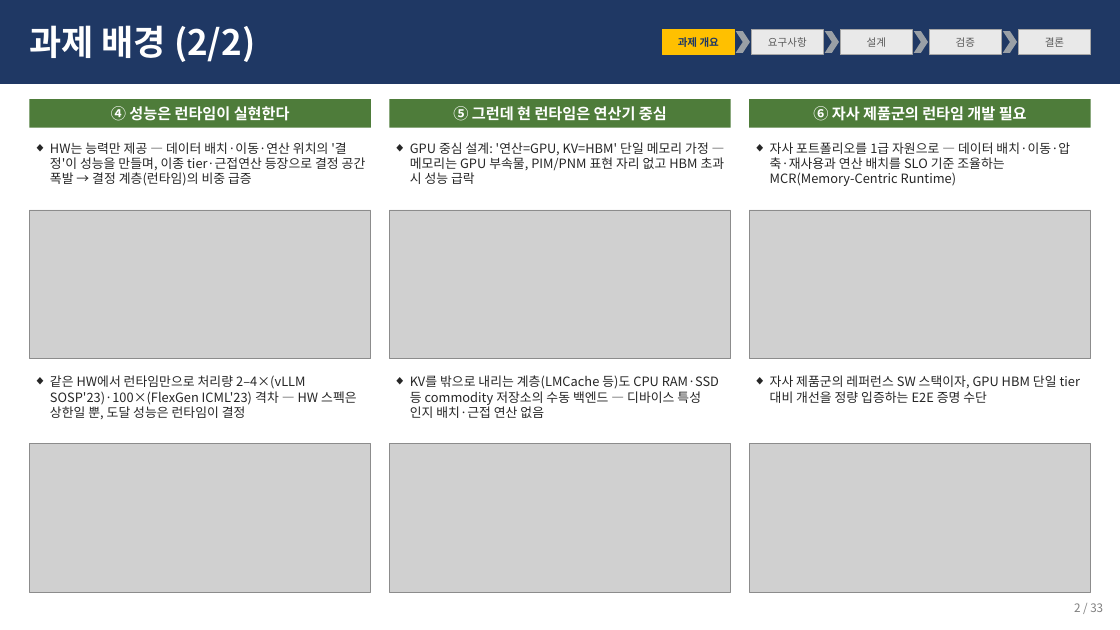
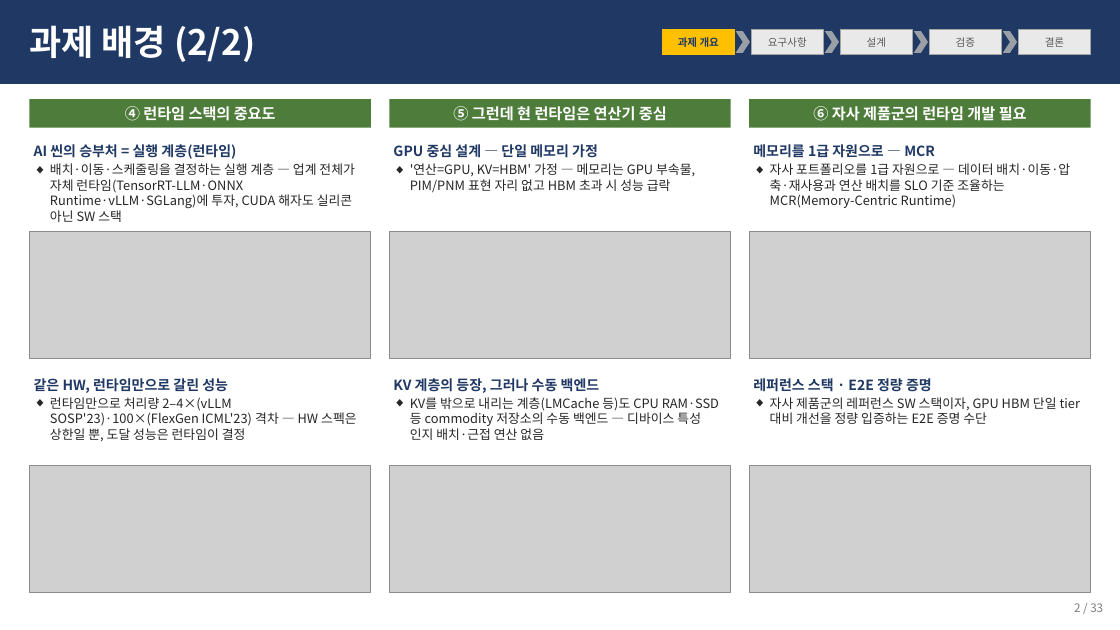
Before and after one commit to mkim0628/architect, a slide deck: slide 2 of docs/mcr_background_2p.pptx. Drawn at 1120x630 pixels with LibreOffice and Linux fonts; fonts in the diff are those of the drawing; grey boxes stand for pictures. Boxes give left, top, right and bottom in pixels: in the first picture for what was removed or moved away, otherwise in the second. Text is boxed around its words. In the diff, an @@ line names an element or a change of style, - is before the commit and + after.

```diff
--- a/docs/mcr_background_2p.pptx
+++ b/docs/mcr_background_2p.pptx
@@ text at box(125, 106, 276, 121): text changed @@
-④ 성능은 런타임이 실현한다
+④ 런타임 스택의 중요도
@@ text at box(34, 144, 236, 159): text changed; size 11 to 12 pt; text colour #262626 to #1F3864; bold on @@
-◆ HW는 능력만 제공 — 데이터 배치·이동·연산 위치의 '결정'이 성능을 만들며, 이종 tier·근접연산 등장으로 결정 공간 폭발 → 결정 계층(런타임)의 비중 급증
+AI 씬의 승부처 = 실행 계층(런타임)
@@ text "AI 씬의 승부처 = 실행 ..." at box(34, 144, 236, 159): vertical alignment top to middle @@
@@ text added at box(393, 144, 598, 158), 12 pt, text #1F3864, bold @@
+GPU 중심 설계 — 단일 메모리 가정
@@ text added at box(753, 144, 935, 158), 12 pt, text #1F3864, bold @@
+메모리를 1급 자원으로 — MCR
@@ text added at box(50, 163, 354, 222), 11 pt, text #262626 @@
+◆ 배치·이동·스케줄링을 결정하는 실행 계층 — 업계 전체가 자체 런타임(TensorRT-LLM·ONNX Runtime·vLLM·SGLang)에 투자, CUDA 해자도 실리콘 아닌 SW 스택
@@ text at box(410, 163, 695, 193): text changed @@
-◆ GPU 중심 설계: '연산=GPU, KV=HBM' 단일 메모리 가정 — 메모리는 GPU 부속물, PIM/PNM 표현 자리 없고 HBM 초과 시 성능 급락
+◆ '연산=GPU, KV=HBM' 가정 — 메모리는 GPU 부속물, PIM/PNM 표현 자리 없고 HBM 초과 시 성능 급락
@@ picture: place and size @@
-picture at box(29, 210, 371, 359)
+picture at box(29, 232, 371, 359)
@@ picture: place and size @@
-picture at box(389, 210, 730, 359)
+picture at box(389, 232, 730, 359)
@@ picture: place and size @@
-picture at box(749, 210, 1091, 359)
+picture at box(749, 232, 1091, 359)
@@ text added at box(34, 378, 228, 393), 12 pt, text #1F3864, bold @@
+같은 HW, 런타임만으로 갈린 성능
@@ text added at box(393, 378, 600, 393), 12 pt, text #1F3864, bold @@
+KV 계층의 등장, 그러나 수동 백엔드
@@ text added at box(753, 378, 932, 392), 12 pt, text #1F3864, bold @@
+레퍼런스 스택 · E2E 정량 증명
@@ text at box(50, 397, 356, 441): text changed @@
-◆ 같은 HW에서 런타임만으로 처리량 2–4×(vLLM SOSP'23)·100×(FlexGen ICML'23) 격차 — HW 스펙은 상한일 뿐, 도달 성능은 런타임이 결정
+◆ 런타임만으로 처리량 2–4×(vLLM SOSP'23)·100×(FlexGen ICML'23) 격차 — HW 스펙은 상한일 뿐, 도달 성능은 런타임이 결정
@@ 3 texts: place and size @@
-3 texts at box(410, 142, 1080, 418)
+3 texts at box(410, 163, 1080, 440)
@@ picture: place and size @@
-picture at box(29, 444, 371, 592)
+picture at box(29, 465, 371, 592)
@@ picture: place and size @@
-picture at box(389, 444, 730, 592)
+picture at box(389, 465, 730, 592)
@@ picture: place and size @@
-picture at box(749, 444, 1091, 592)
+picture at box(749, 465, 1091, 592)
```
Also in this commit, not shown: 4 other files.
